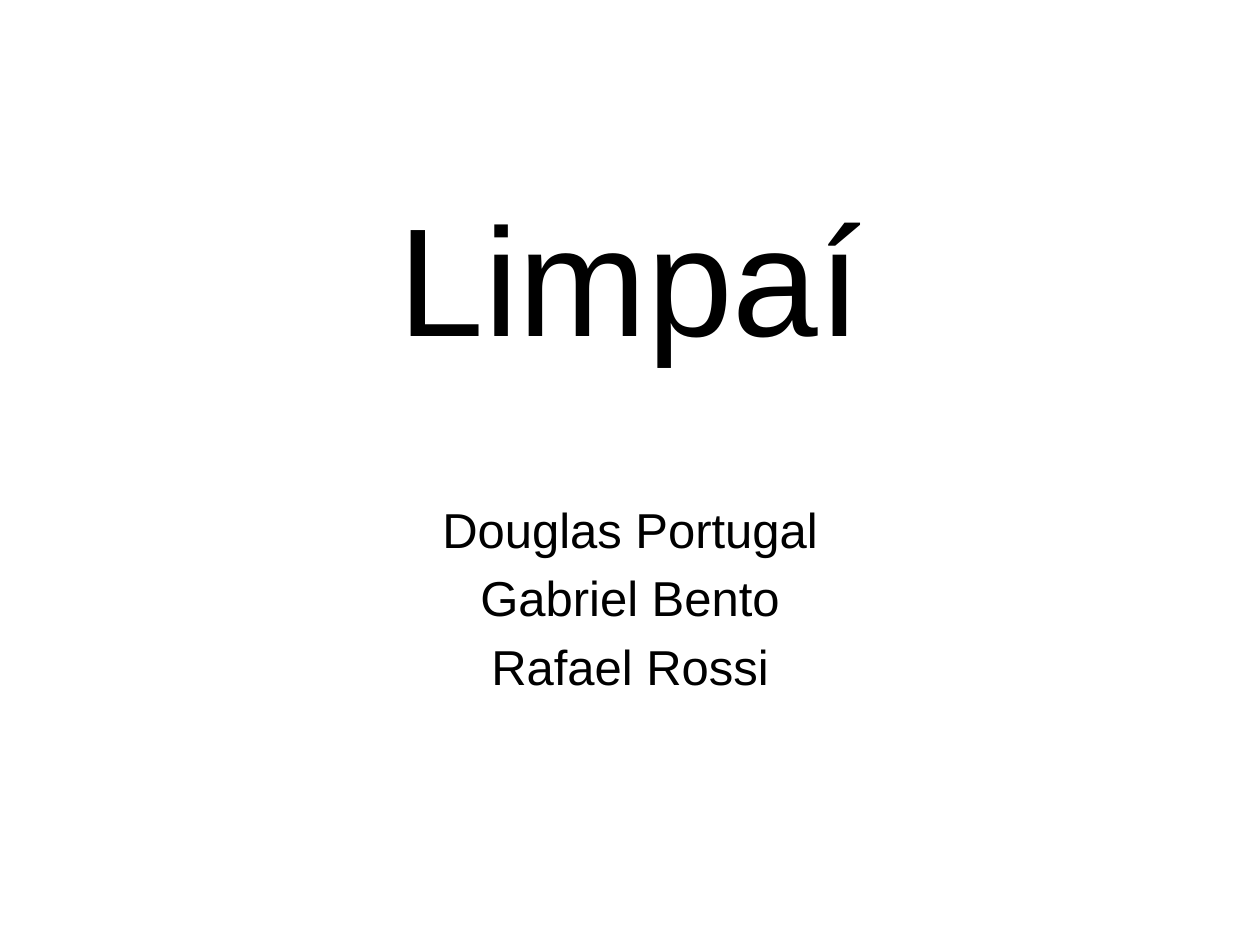
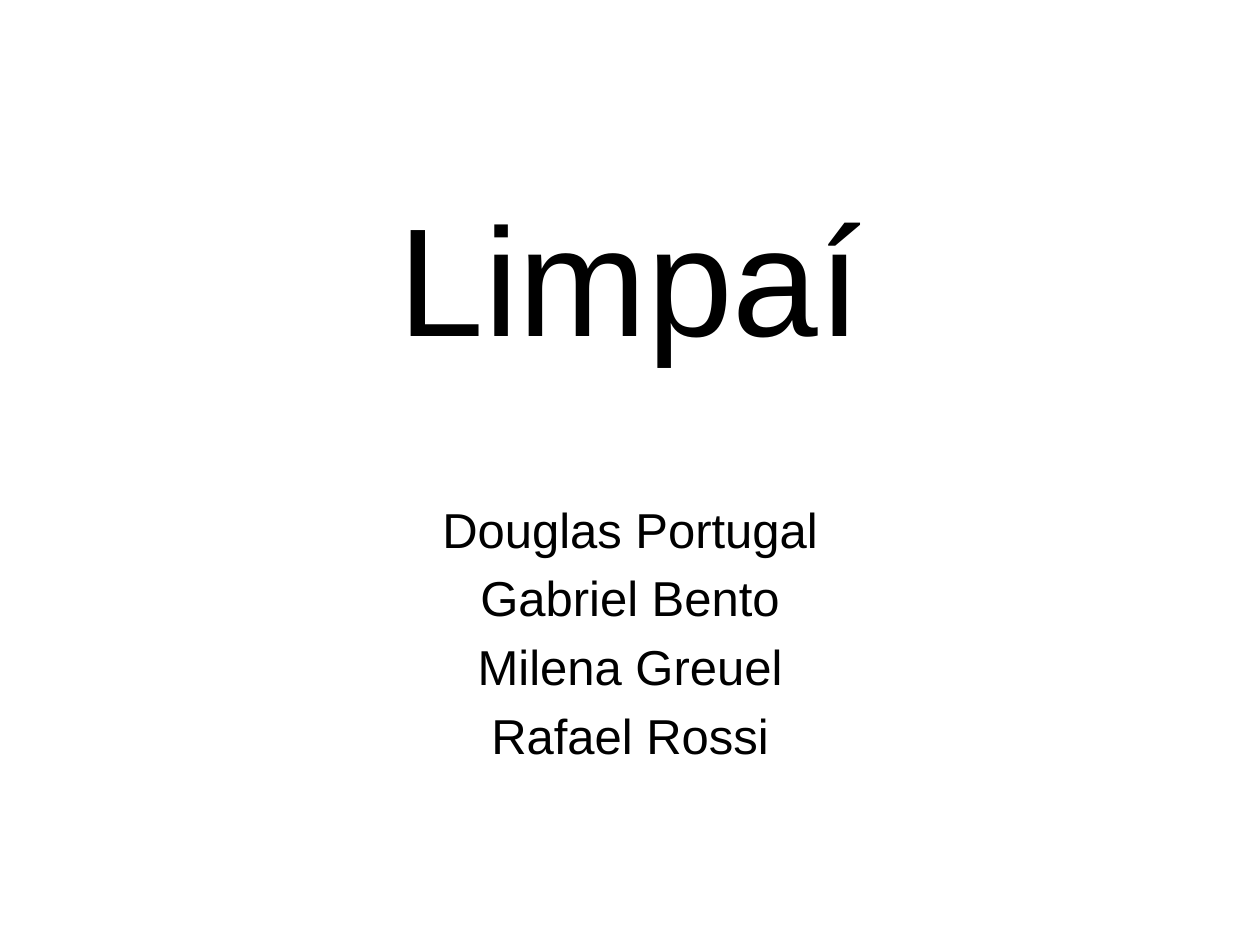
Before and after one commit to douglas-oliveira/Limpai, a slide deck: slide 1 of Docs/Projeto de software apresentação.pptx. Drawn at 1260x945 pixels with LibreOffice and Linux fonts; fonts in the diff are those of the drawing; background and template pictures are left out. Boxes give left, top, right and bottom in pixels: in the first picture for what was removed or moved away, otherwise in the second. Text is boxed around its words. In the diff, an @@ line names an element or a change of style, - is before the commit and + after.

```diff
--- a/Docs/Projeto de software apresentação.pptx
+++ b/Docs/Projeto de software apresentação.pptx
@@ subtitle at bbox=[478, 649, 782, 686]: paragraph added @@
+Milena Greuel
```
Also in this commit, not shown: 2 slides added.
